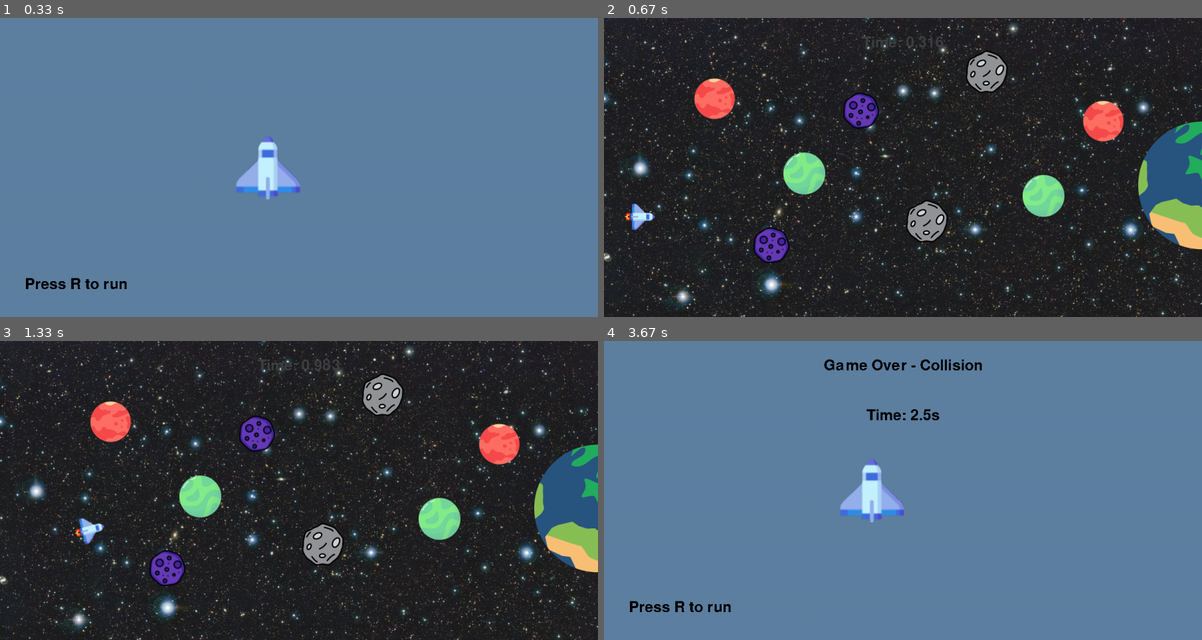
Above: before the commit, frames 1-4 (two rows, left to right).
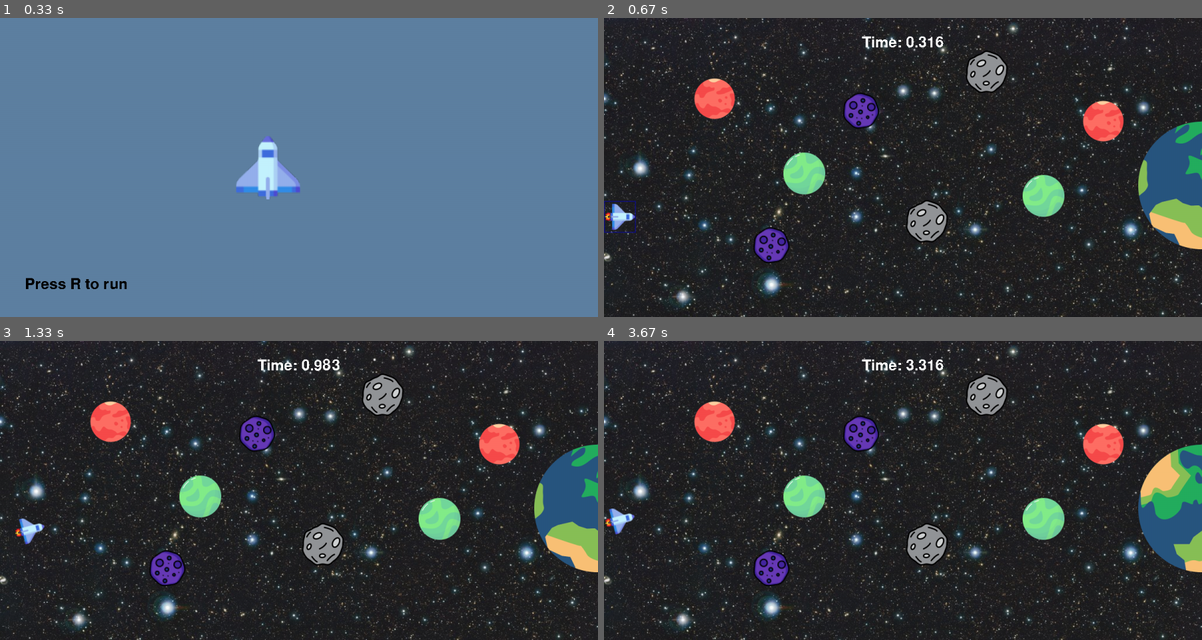
Above: after the commit, the same moments.

Repository: sandarusahan/AI-Principles---Pygame
Game: pygame game, started from aip_agent.py
Two runs of this game, one before a commit and one after it. Both use one fixed random seed, a clock stepped at 60 frames per second and the inputs below.
Inputs:
- Up to frame 1 (0.33 s): no input
- Up to frame 2 (0.67 s): tap R at 0.33 s
- Up to frame 3 (1.33 s): hold Right 0.67-1.13 s; hold Up from 1.17 s (still down)
- Up to frame 4 (3.67 s): release Up at 1.47 s; hold Right 1.5-1.97 s; hold Left 2-2.53 s; hold Down 2.57-2.87 s; hold Left 2.9-3.3 s; hold Up from 3.33 s (still down)

Frame 1 is identical in both runs. In frame 2, 0.7% of the frame differs, in the area x 0-57%, y 6-72%; in frame 3, 0.7%; in frame 4, 100%, in the area x 0-100%, y 0-100%.

Commit message:
slow movement, agent rotation

Diff:
--- a/aip_agent.py
+++ b/aip_agent.py
@@ -5,7 +5,7 @@
 
 def display_time():
     current_time = (pygame.time.get_ticks() - start_time)/1000
-    time_surf = font.render(f'Time: {current_time}', False, (64, 64, 64))
+    time_surf = font.render(f'Time: {current_time}', False, 'white')
     time_rect = time_surf.get_rect(center=(screen_w/2, 50))
     screen.blit(time_surf, time_rect)
     return current_time
@@ -13,6 +13,7 @@
 
 def collided(player_mask, obs_mask, offset):
     if player_mask.overlap(obs_mask, offset):
+        print(player_mask.overlap(obs_mask, offset))
         return True
     else:
         return False
@@ -80,7 +81,7 @@
     player_agnt_rect.x = 0
     player_agnt_rect.y = random.randint(150, 450)
     earth_rect.y = random.randint(50, screen_h-256)
-    stat_velo = 2
+    stat_velo = 0
     explosion_animation((screen_w+100, screen_h+100))
     start_time = pygame.time.get_ticks()
     end_screen_counter = 0
@@ -119,7 +120,7 @@
 
 game_active = False
 start_time = 0
-stat_velo = 2
+stat_velo = 0
 frame_rate = 60
 # Background
 background = pygame.image.load('space_bak2.png').convert()
@@ -149,7 +150,7 @@
 playerY = random.randint(150, 450)
 playerX_change = 0
 playerY_change = 0
-
+collide_rect_clr = (0,0,255,100)
 player_std = pygame.image.load('spacecraft_std.png').convert_alpha()
 player_agnt_slw = pygame.image.load('spacecraft_slow.png').convert_alpha()
 player_agnt_move = pygame.image.load('spacecraft_move.png').convert_alpha()
@@ -161,6 +162,8 @@
 
 player_agent_mask = pygame.mask.from_surface(player_agnt)
 
+player_agent_collide_rect = pygame.draw.rect(player_agnt, collide_rect_clr, pygame.Rect(0, 0, 64, 64), 2)
+player_agent_collide_rect_mask = pygame.mask.Mask((player_agnt_rect.width,player_agnt_rect.height), True)
 # End Screen
 player_agnt_up = pygame.image.load('spacecraft.png').convert_alpha()
 player_agnt_up = pygame.transform.rotozoom(player_agnt_up, 90, 2)
@@ -281,13 +284,15 @@
                 display_time_score = time_score
                 game_message = 'Goal Reached !!'
                 game_active = False
+        if collided(player_agent_collide_rect_mask, obs_plnt_1[2], calc_offset(player_agnt_rect, obs_plnt_1[1])):
+            print('Collideeeee')
     else:
         screen.fill((94, 129, 162))
         screen.blit(player_agnt_up, player_agnt_up_rect)
         screen.blit(message, message_rect)
 
         time_score_surf = font.render(
-            f'Time: {display_time_score}s', False, 'black')
+            f'Time: {display_time_score}s', False, 'white')
         time_score_surf_rect = time_score_surf.get_rect(
             center=(screen_w/2, 150))
 
